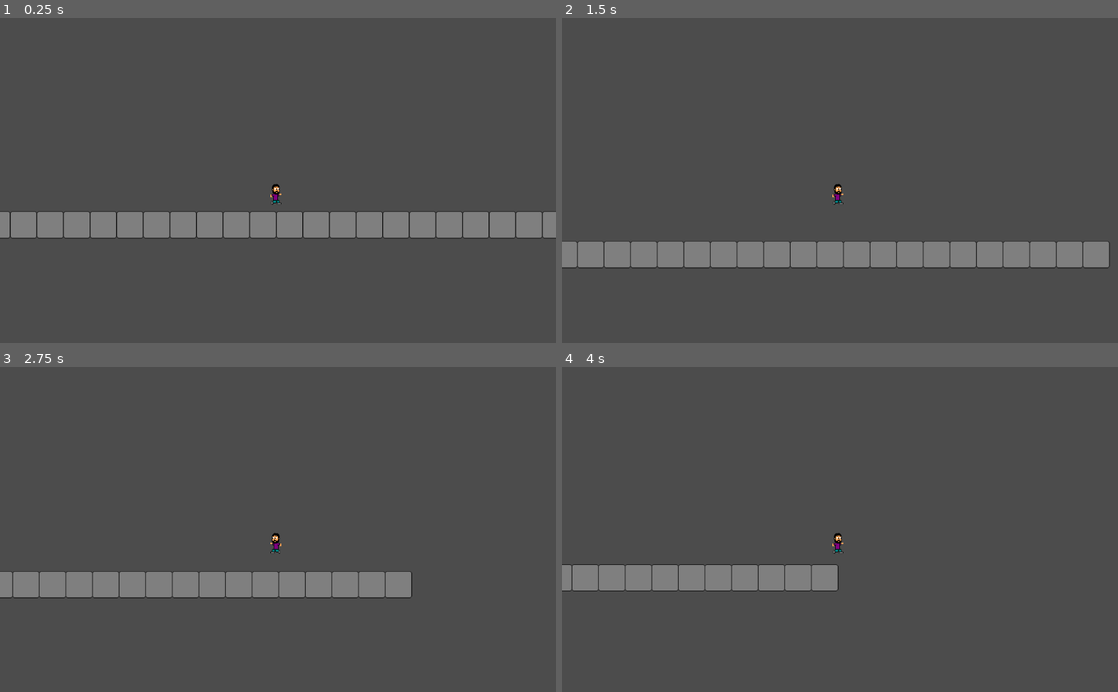
Above: before the commit, frames 1-4 (two rows, left to right).
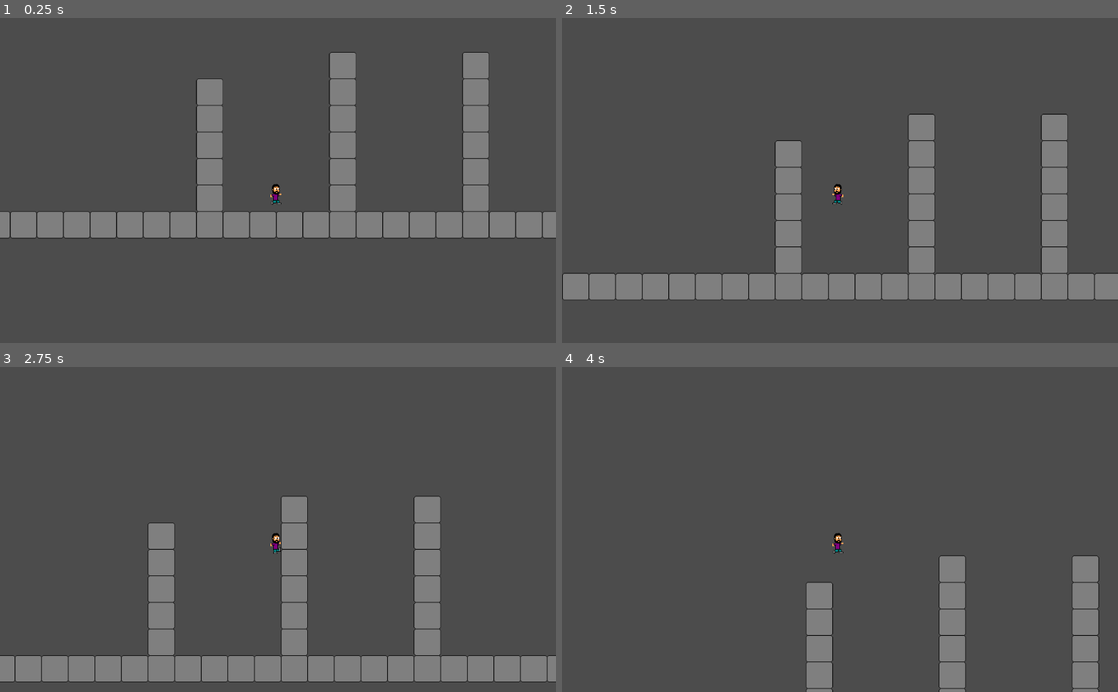
Above: after the commit, the same moments.

Repository: Guilherme-Calland/super_mega_guacamole
Game: Godot game, scene res://Scenes/Testing/TestingArena.tscn
The game is run twice, just before and just after one commit, with the same random seed, the same clock (stepped at 60 frames per second) and the same inputs. This scene is started directly instead of the project's main scene.
Inputs:
- Up to frame 1 (0.25 s): no input
- Up to frame 2 (1.5 s): hold Shift (grab) 0.53-1.28 s; hold D (right) from 0.53 s (still down); tap Space (jump) at 0.77, 0.8, 1.07, 1.35 s
- Up to frame 3 (2.75 s): tap Space (jump) at 1.52, 1.82, 2.3 s; tap Shift (grab) at 1.55 s; release D (right) at 2.03 s; hold A (left) from 2.03 s (still down); hold Shift (grab) from 2.03 s (still down)
- Up to frame 4 (4 s): release A (left) at 2.78 s; release Shift (grab) at 2.78 s; hold D (right) from 2.78 s (still down); tap Shift (grab) at 2.85 s; tap Space (jump) at 3.02, 3.32 s; hold Space (jump) from 3.53 s (still down)

The runs differ from the first frame. In frame 1, 6.4% of the frame differs, in the area x 35-88%, y 10-60%; in frame 2, 20%, in the area x 0-100%, y 29-87%; in frame 3, 19%; in frame 4, 9.3%.

Commit message:
wall jumping

Diff:
--- a/Scenes/Player/Player.tscn
+++ b/Scenes/Player/Player.tscn
@@ -50,10 +50,11 @@
 collision_mask = 6
 script = ExtResource( 6 )
 gravity = 2
+wall_push_force = 300
 
 [node name="PlayerAnimatedSprite" type="AnimatedSprite" parent="."]
 frames = SubResource( 1 )
-animation = "grab"
+animation = "jump"
 speed_scale = 0.5
 playing = true
 
--- a/Scenes/Testing/TestingArena.tscn
+++ b/Scenes/Testing/TestingArena.tscn
@@ -13,4 +13,4 @@
 tile_set = ExtResource( 1 )
 cell_size = Vector2( 49, 49 )
 format = 1
-tile_data = PoolIntArray( 131058, 1, 0, 131059, 1, 0, 131060, 1, 0 …(338 unchanged characters)…
+tile_data = PoolIntArray( -327678, 1, 0, -327673, 1, 0, -196611, 1, 0, -262142, 1, 0, -262137, 1, 0, -131075, 1, 0, -196606, 1, 0, -196601, 1, 0, -65539, 1, 0, -131070, 1, 0, -131065, 1, 0, -3, 1, 0, -65534, 1, 0, -65529, 1, 0, 65533, 1, 0, 2, 1, 0, 7, 1, 0, 131058, 1, 0, 131059, 1, 0, 131060, 1, 0 …(338 unchanged characters)…
--- a/Scripts/Animations.gd
+++ b/Scripts/Animations.gd
@@ -4,18 +4,16 @@
 	var jump = inputBundle["jump"]
 	var grab = inputBundle["grab"]
 
-	if right and not left:
-		if not is_on_wall:
+	if is_on_floor:
+		if right and not left:
 			sprite.flip_h = false
-		sprite.play("run")
-	elif left and not right:
-		if not is_on_wall:
+			sprite.play("run")
+		elif left and not right:
 			sprite.flip_h = true
-		sprite.play("run")
-	else:
-		sprite.play("idle")
+			sprite.play("run")
+		else:
+			sprite.play("idle")
 
-	if is_on_floor:
 		if jump:
 			sprite.play("jump")
 		if falling(motion):
@@ -25,6 +23,8 @@
 		sprite.play("jump")
 
 	if is_on_wall:
+		if jump:
+			sprite.flip_h = not sprite.flip_h
 		sprite.play("pregrab")
 		if grab:
 			sprite.play("grab")
--- a/Scripts/Movement.gd
+++ b/Scripts/Movement.gd
@@ -1,5 +1,6 @@
-func move(speed, gravity, jump_speed, is_on_floor, is_on_wall, motionBundle, inputBundle, hurt):
+func move(speed, gravity, jump_speed, wall_push_force, is_on_floor, is_on_wall, motionBundle, inputBundle, hurt):
 	var motion = motionBundle["motion"]
+	var direction = motionBundle["direction"]
 	var left = inputBundle["left"]
 	var right = inputBundle["right"]
 	var jump = inputBundle["jump"]
@@ -7,24 +8,35 @@
 
 	if right and not left:
 		if is_on_floor:
+			direction = "right"
 			motion.x = speed
 	elif left and not right:
 		if is_on_floor:
+			direction = "left"
 			motion.x = -speed
 	else:
 		if is_on_floor:
 			motion.x = 0
 
 	if not is_on_floor:
-		if is_on_wall and grab:
-			motion.y = 0
-		else:
-			motion.y += gravity
+		motion.y += gravity
 	elif is_on_floor:
 		motion.y = gravity
 
 	if jump and is_on_floor:
 		motion.y = -jump_speed
+
+	if is_on_wall:
+		if grab:
+			motion.y = 0
+		if jump:
+			motion.y = -jump_speed
+			if direction == "right":
+				motion.x = -wall_push_force
+				direction = "left"
+			else:
+				motion.x = wall_push_force
+				direction = "right"
 
 	if hurt:
 		motion.y = -jump_speed
@@ -32,7 +44,7 @@
 
 	motionBundle = {
 		"motion" : motion,
-		"hurt" : hurt,
+		"direction" : direction
 	}
 
 	return motionBundle
--- a/Scripts/Player.gd
+++ b/Scripts/Player.gd
@@ -3,6 +3,7 @@
 export var gravity = 10
 export var speed = 100
 export var jump_speed = 300
+export var wall_push_force = 150
 
 var u
 
@@ -19,12 +20,14 @@
 	u.inputBundle = u.input.retrieveInput()
 
 func move():
+
 	var motion = u.motionBundle["motion"]
 	move_and_slide(motion, u.UP)
 	u.motionBundle = u.movement.move(
 		speed,
 		gravity,
 		jump_speed,
+		wall_push_force,
 		checkIfOnFloor(motion),
 		is_on_wall(),
 		u.motionBundle,
--- a/Scripts/Utils.gd
+++ b/Scripts/Utils.gd
@@ -10,6 +10,7 @@
 
 var motionBundle = {
 	"motion" : Vector2(0,0),
+	"direction" : "left"
 }
 
 var animationBundle = {
